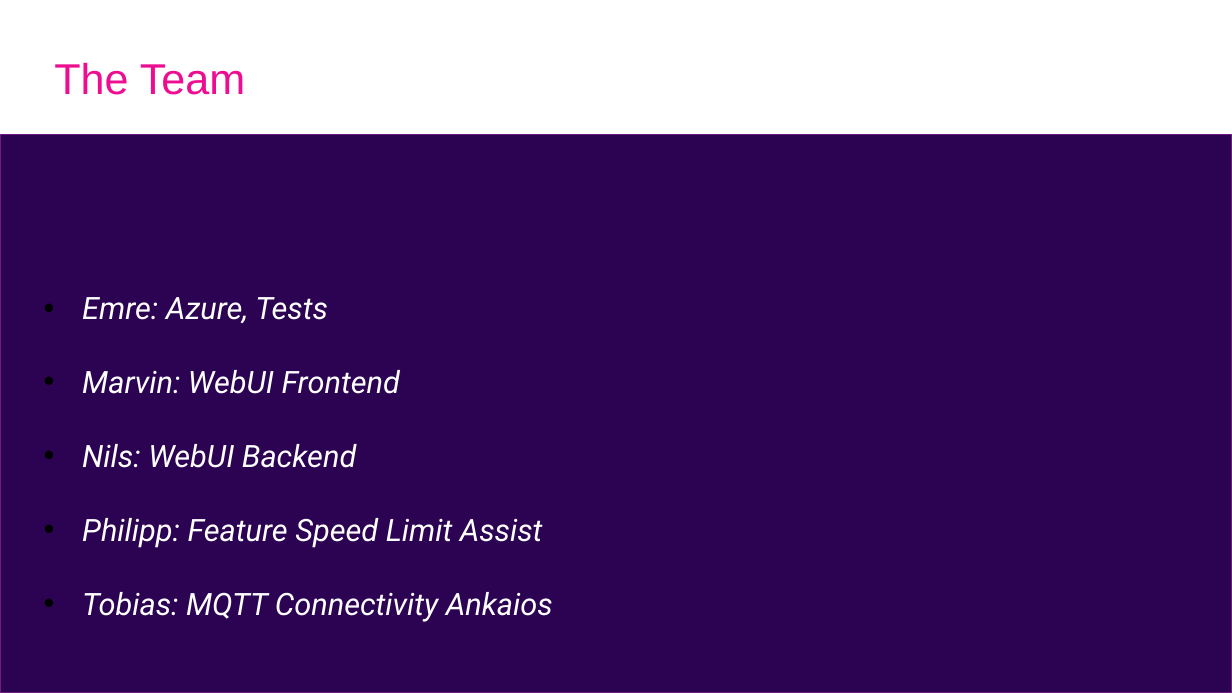
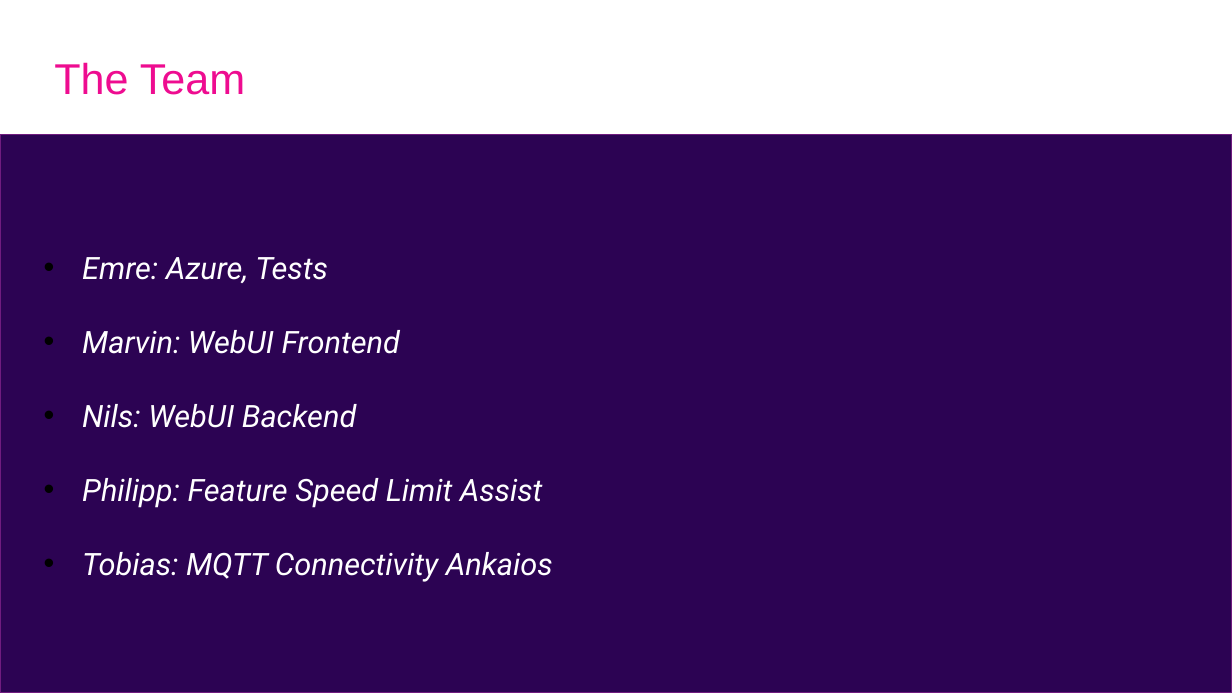
Before and after one commit to Eclipse-SDV-Hackathon-Chapter-Two/ASAP, a slide deck: slide 3 of SDV_Hackathon_Pitching_ASAP.pptx (slide 6 before the commit). Drawn at 1232x693 pixels with LibreOffice and Linux fonts; fonts in the diff are those of the drawing. Boxes give left, top, right and bottom in pixels: in the first picture for what was removed or moved away, otherwise in the second. Text is boxed around its words. In the diff, an @@ line names an element or a change of style, - is before the commit and + after.

```diff
--- a/SDV_Hackathon_Pitching_ASAP.pptx
+++ b/SDV_Hackathon_Pitching_ASAP.pptx
@@ text "Emre: Azure, Tests" moved from (x1=82, y1=297, x2=553, y2=622) to (x1=82, y1=257, x2=553, y2=582) @@
```
Also in this commit, not shown: 3 other slides changed, 3 slides added, 12 slides removed.
